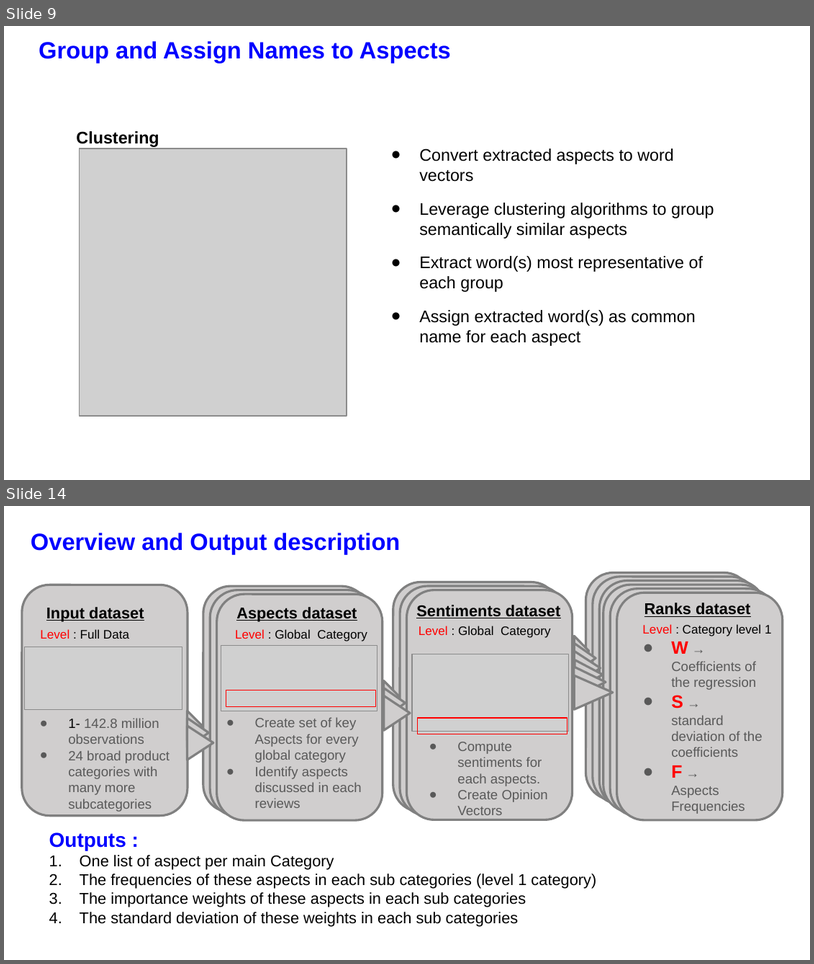
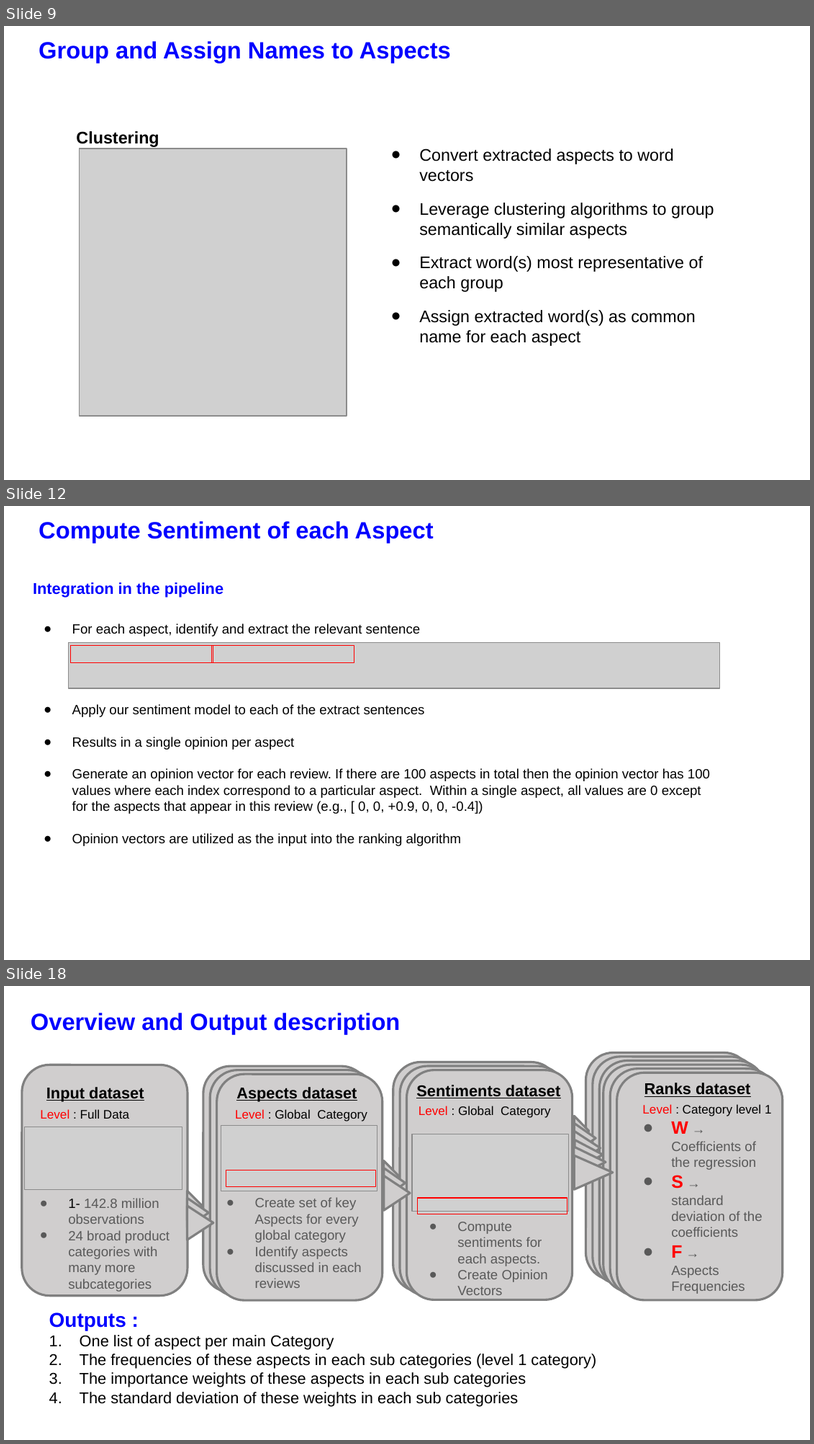
Before and after one commit to CedricJ08/aspect-analysis, a slide deck: Report/Final Presentation Slides.pptx. Shown one above the other, each under a label of ours: slides 9 and 14 before the commit, slides 9, 12 and 18 after it; the slides between them are not shown. The pictures are 814x964 and 814x1444 pixels, drawn with LibreOffice and Linux fonts; fonts in the diff are those of the drawing; grey boxes stand for pictures; background and template pictures are left out. Boxes give left, top, right and bottom in pixels: in the first picture for what was removed or moved away, otherwise in the second. Text is boxed around its words. In the diff, an @@ line names an element or a change of style, - is before the commit and + after.

```diff
--- a/Report/Final Presentation Slides.pptx
+++ b/Report/Final Presentation Slides.pptx
@@ slide 12 added at (4,506,810,960), background picture (left out) @@
@@ text added at (39,521,434,543), 21 pt, text #0000FF, bold @@
+Compute Sentiment of each Aspect
@@ text added at (33,582,224,597), 14 pt, text #0000FF, bold @@
+Integration in the pipeline
@@ text added at (72,623,710,846), 12 pt, text #000000 @@
+● For each aspect, identify and extract the relevant sentence
+● Apply our sentiment model to each of the extract sentences
+        ● Results in a single opinion per aspect
+        ● Generate an opinion vector for each review. If there are 100 aspects in total then the opinion vector has 100 values where each index correspond to a particular aspect. Within a single aspect, all values are 0 except for the aspects that appear in this review (e.g., [ 0, 0, +0.9, 0, 0, -0.4])
+        ● Opinion vectors are utilized as the input into the ranking algorithm
@@ picture added at (69,642,720,688) @@
@@ rectangle added at (70,646,213,663), outline #FF0000 0.75 pt @@
@@ rectangle added at (211,646,354,663), outline #FF0000 0.75 pt @@
@@ what was slide 14 is now slide 18 @@
```
Also in this commit, not shown: 4 slides changed, 3 other slides added, 2 slides removed, 2 other files.
